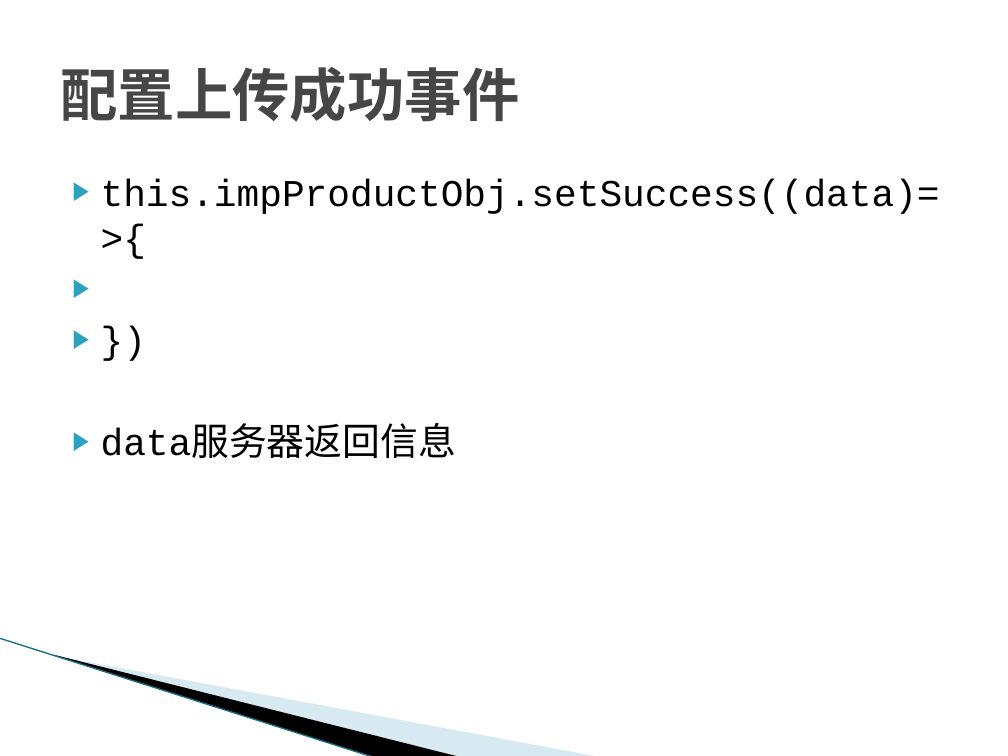
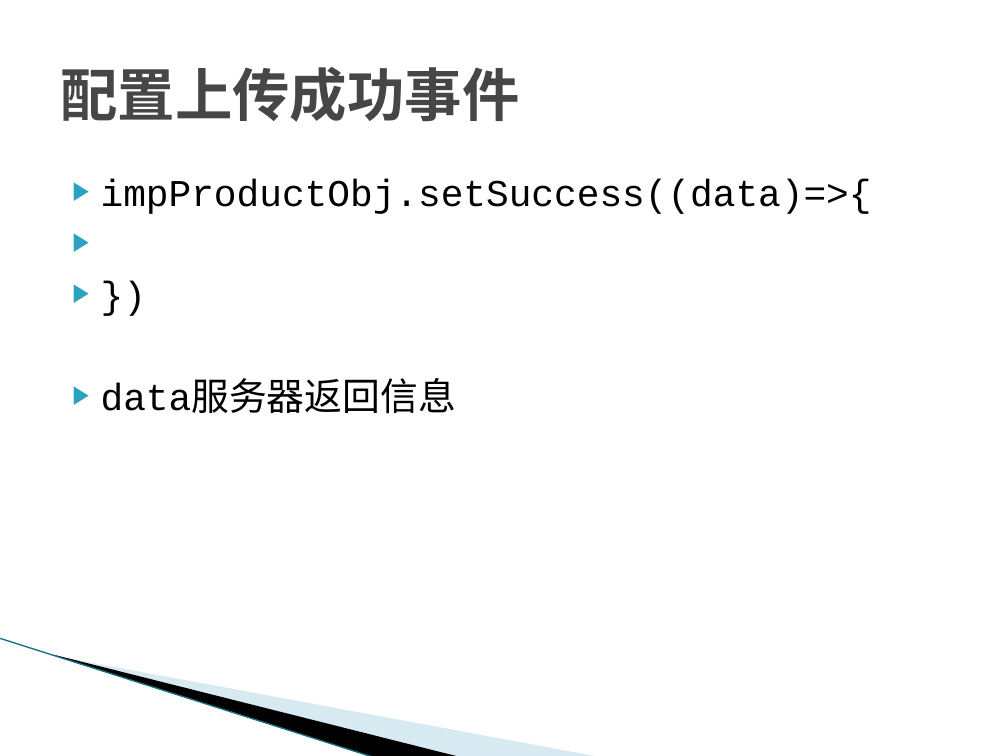
Before and after one commit to kankaiaierke/sgTechnicalFile, a slide deck: slide 5 of 开发手册/导入组件/导入组件.pptx. Drawn at 1008x756 pixels with LibreOffice and Linux fonts; fonts in the diff are those of the drawing; background and template pictures are left out. Boxes give left, top, right and bottom in pixels: in the first picture for what was removed or moved away, otherwise in the second. Text is boxed around its words. In the diff, an @@ line names an element or a change of style, - is before the commit and + after.

```diff
--- a/开发手册/导入组件/导入组件.pptx
+++ b/开发手册/导入组件/导入组件.pptx
@@ text at [101, 179, 872, 214]: text changed @@
-▶ this.impProductObj.setSuccess((data)=>{
+▶ impProductObj.setSuccess((data)=>{
```
Also in this commit, not shown: 1 other slide changed.
